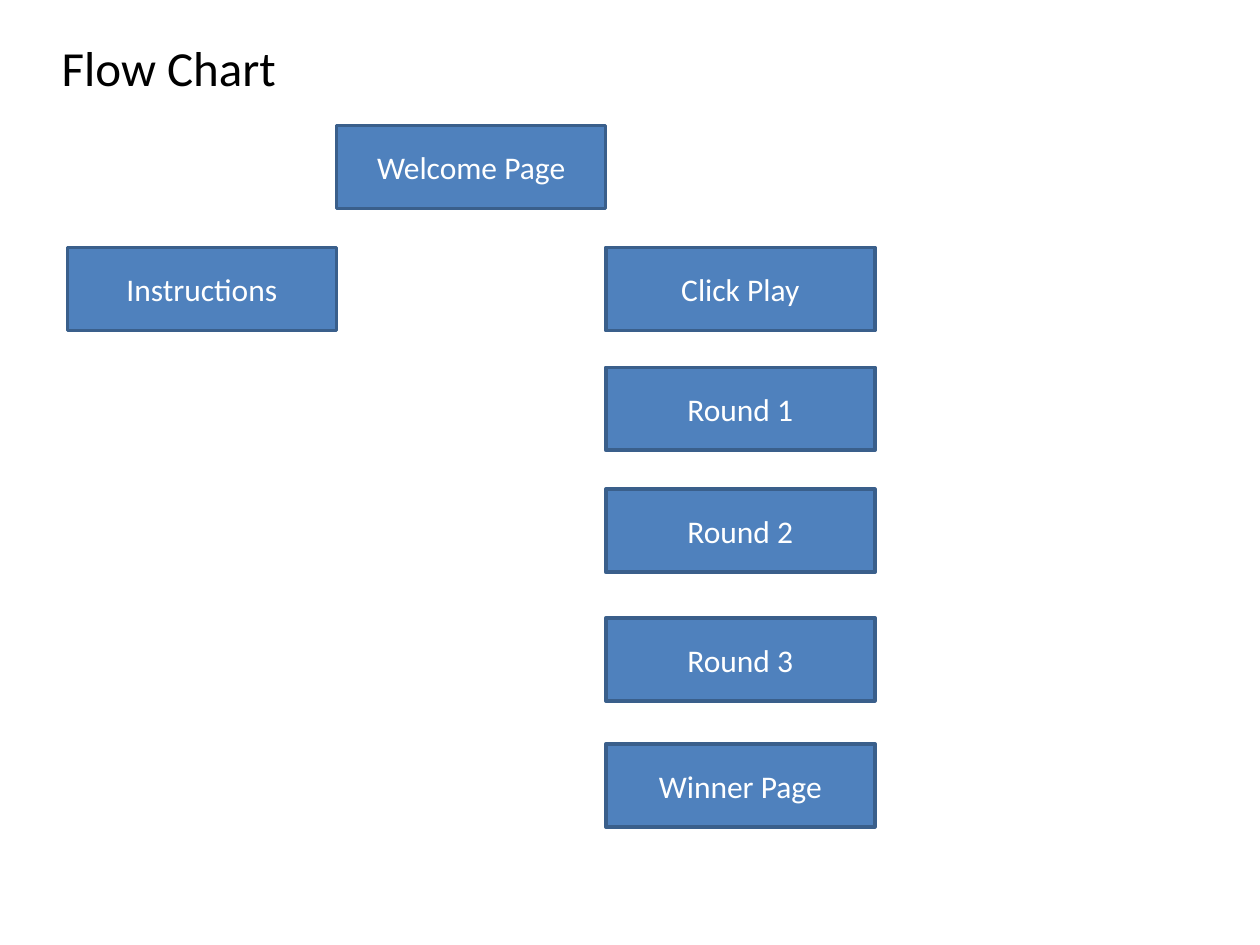
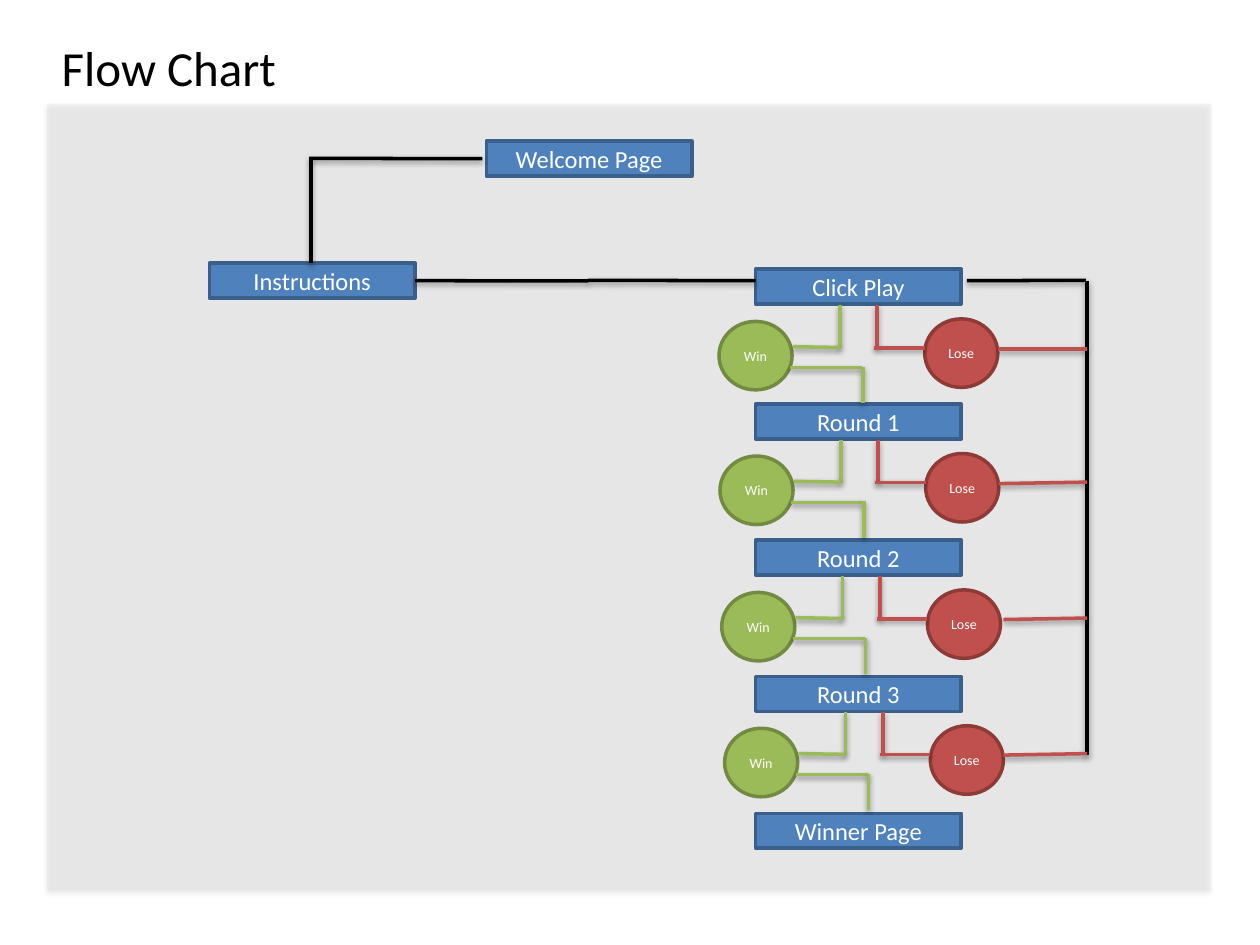
Before and after one commit to hensonth/project1, a slide deck: slide 1 of Flowcharts and Wireframes.pptx. Drawn at 1260x945 pixels with LibreOffice and Linux fonts; fonts in the diff are those of the drawing. Boxes give left, top, right and bottom in pixels: in the first picture for what was removed or moved away, otherwise in the second. Text is boxed around its words. In the diff, an @@ line names an element or a change of style, - is before the commit and + after.

```diff
--- a/Flowcharts and Wireframes.pptx
+++ b/Flowcharts and Wireframes.pptx
@@ rectangle added at [47, 103, 1211, 891], fill #D9D9D9 at 23% opacity @@
@@ rectangle "Welcome Page": place and size @@
-rectangle "Welcome Page" at [336, 126, 606, 209]
+rectangle "Welcome Page" at [486, 141, 692, 176]
@@ rectangle "Instructions": place and size @@
-rectangle "Instructions" at [67, 247, 336, 330]
+rectangle "Instructions" at [209, 263, 415, 299]
@@ rectangle "Click Play": place and size @@
-rectangle "Click Play" at [606, 247, 876, 330]
+rectangle "Click Play" at [756, 268, 961, 304]
@@ group added at [309, 159, 1087, 810]: 34 lines, 8 ellipses @@
+Win
+Lose
+Win
+Lose
+Win
+Lose
+Win
+Lose
@@ rectangle "Round 1": place and size @@
-rectangle "Round 1" at [606, 367, 876, 450]
+rectangle "Round 1" at [756, 404, 961, 440]
@@ rectangle "Round 2": place and size @@
-rectangle "Round 2" at [606, 489, 876, 572]
+rectangle "Round 2" at [756, 541, 961, 576]
@@ rectangle "Round 3": place and size @@
-rectangle "Round 3" at [606, 617, 876, 701]
+rectangle "Round 3" at [756, 677, 961, 712]
@@ size 18 to 14 pt in 7 elements at [209, 263, 415, 299], [756, 268, 961, 304], [486, 141, 692, 176], [756, 404, 961, 440], [756, 541, 961, 576], [756, 677, 961, 712], [756, 813, 961, 848] @@
@@ rectangle "Winner Page": place and size @@
-rectangle "Winner Page" at [606, 743, 876, 827]
+rectangle "Winner Page" at [756, 813, 961, 848]
```
Also in this commit, not shown: 2 other files.
